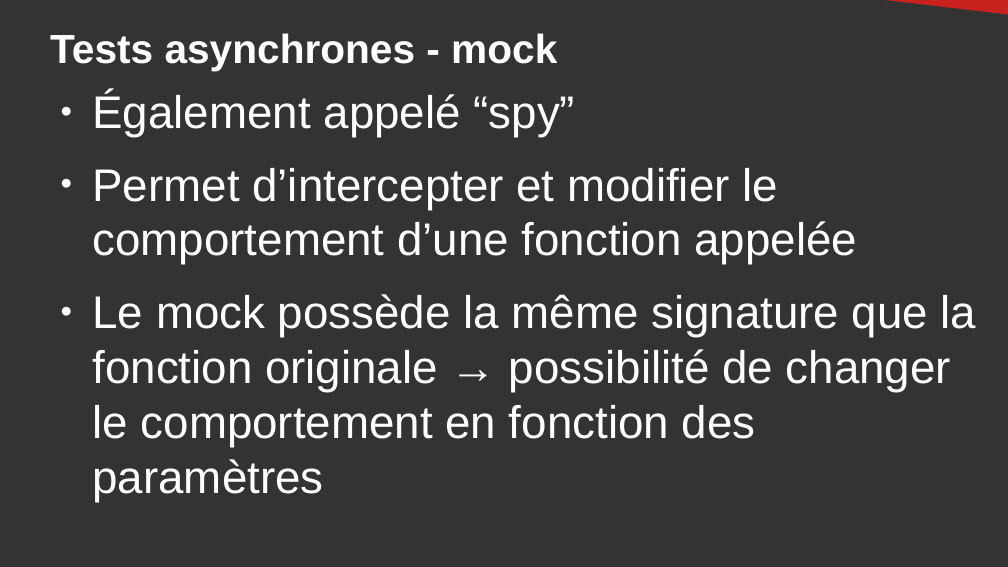
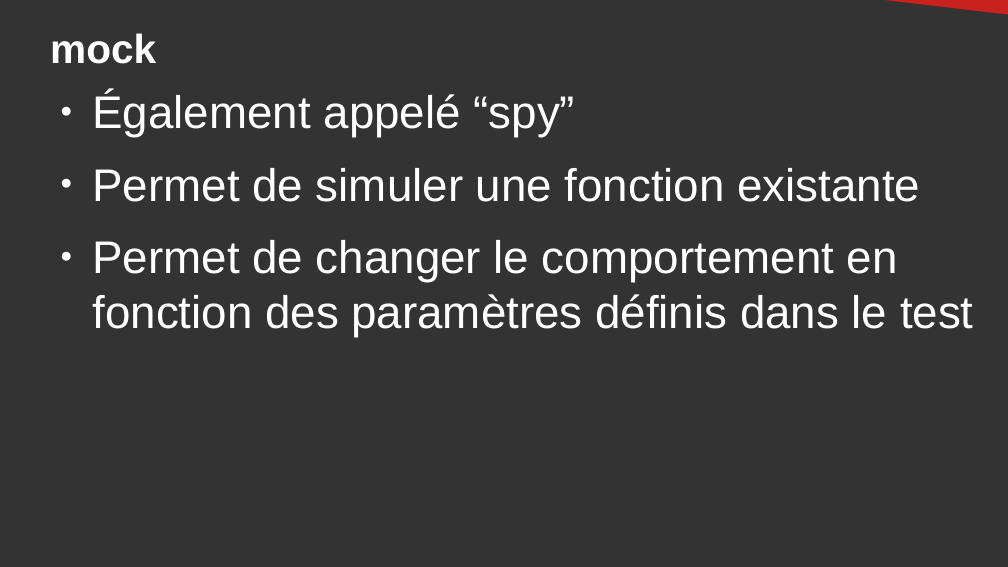
Before and after one commit to DanYellow/cours, a slide deck: slide 34 of developpement-front-s5/travaux-pratiques/numero-1/presentation.odp (slide 28 before the commit). Drawn at 1008x567 pixels with LibreOffice and Linux fonts; fonts in the diff are those of the drawing. Boxes give left, top, right and bottom in pixels: in the first picture for what was removed or moved away, otherwise in the second. Text is boxed around its words. In the diff, an @@ line names an element or a change of style, - is before the commit and + after.

```diff
--- a/developpement-front-s5/travaux-pratiques/numero-1/presentation.odp
+++ b/developpement-front-s5/travaux-pratiques/numero-1/presentation.odp
@@ title at <box>50,33,156,64</box>: text changed @@
-Tests asynchrones - mock
+mock
@@ text at <box>93,168,974,337</box>: text changed @@
-● Permet d’intercepter et modifier le comportement d’une fonction appelée
-● Le mock possède la même signature que la fonction originale → possibilité de changer le comportement en fonction des paramètres
+● Permet de simuler une fonction existante
+● Permet de changer le comportement en fonction des paramètres définis dans le test
```
Also in this commit, not shown: 25 other slides changed, 20 slides added, 7 other files.
